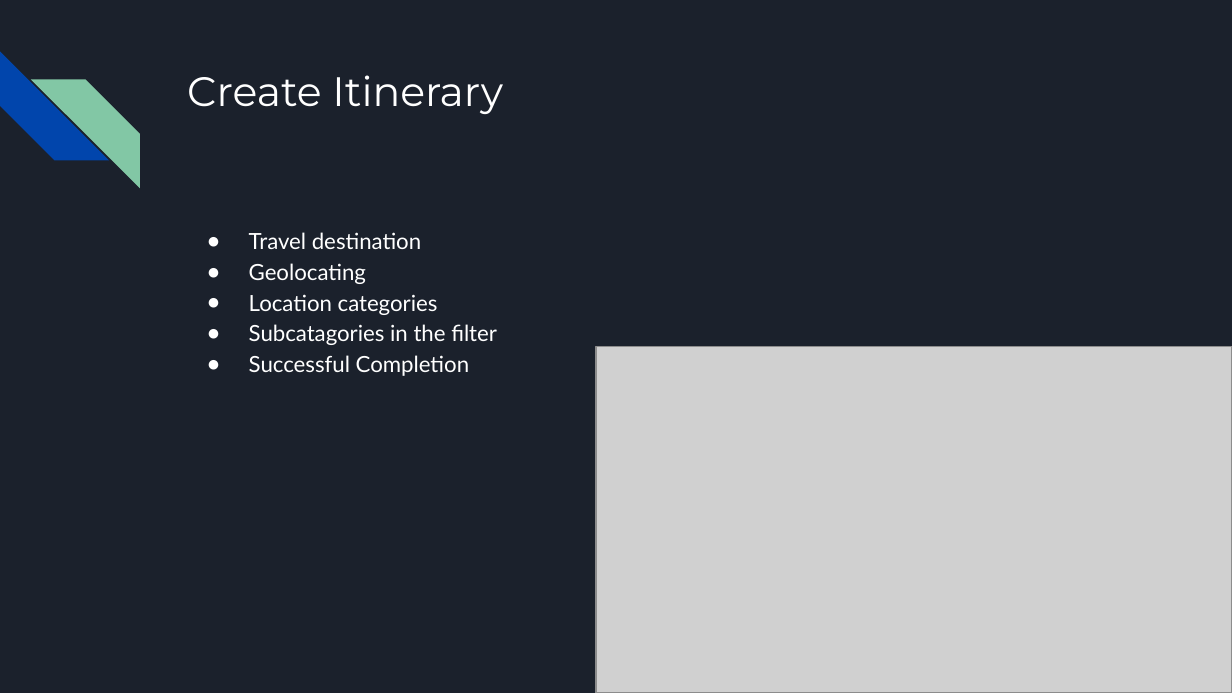
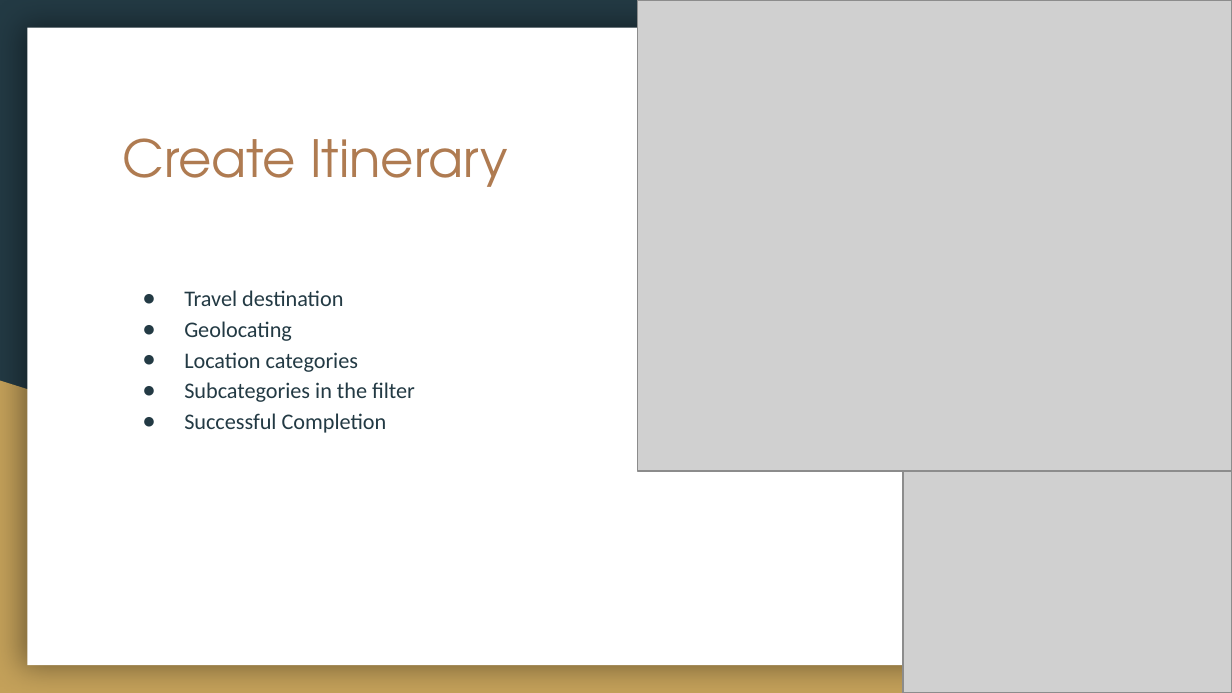
Before and after one commit to DustinWZook/Atlas-Itinerary, a slide deck: slide 6 of Documents/Project Design/Project Design.pptx. Drawn at 1232x693 pixels with LibreOffice and Linux fonts; fonts in the diff are those of the drawing; grey boxes stand for pictures. Boxes give left, top, right and bottom in pixels: in the first picture for what was removed or moved away, otherwise in the second. Text is boxed around its words. In the diff, an @@ line names an element or a change of style, - is before the commit and + after.

```diff
--- a/Documents/Project Design/Project Design.pptx
+++ b/Documents/Project Design/Project Design.pptx
@@ background #1B212C to #233A44 @@
@@ rectangle added at (27, 28, 1205, 665), fill #FFFFFF @@
@@ picture added at (638, 0, 1232, 471) @@
@@ diag stripe removed at (0, 52, 108, 160) @@
@@ diag stripe removed at (31, 79, 139, 187) @@
@@ title "Create Itinerary": place and size @@
-title "Create Itinerary" at (187, 75, 503, 114)
+title "Create Itinerary" at (123, 138, 507, 187)
@@ title "Create Itinerary" at (123, 138, 507, 187): size 24 to 30 pt, font Montserrat to TeX Gyre Adventor, text colour #FFFFFF to #AF7B51 @@
@@ right triangle added at (483, 209, 1232, 693), fill #D9D9D9 @@
@@ text "Travel destination": place and size @@
-text "Travel destination" at (249, 232, 497, 376)
+text "Travel destination" at (184, 290, 415, 433)
@@ text at (184, 290, 387, 433): font Lato to Calibri, text colour #FFFFFF to #233A44 in "Travel destination", "Geolocating", "Location categories", "Successful Completion"; bullet colour #FFFFFF to #233A44 @@
@@ picture removed at (596, 346, 1232, 692) @@
@@ right triangle added at (0, 381, 993, 693), fill #C4A15A @@
@@ text at (184, 382, 415, 402): text changed; font Lato to Calibri; text colour #FFFFFF to #233A44 @@
-● Subcatagories in the filter
+● Subcategories in the filter
@@ picture added at (903, 471, 1232, 692) @@
```
Also in this commit, not shown: 8 other slides changed, 1 slide added, 1 slide removed.
